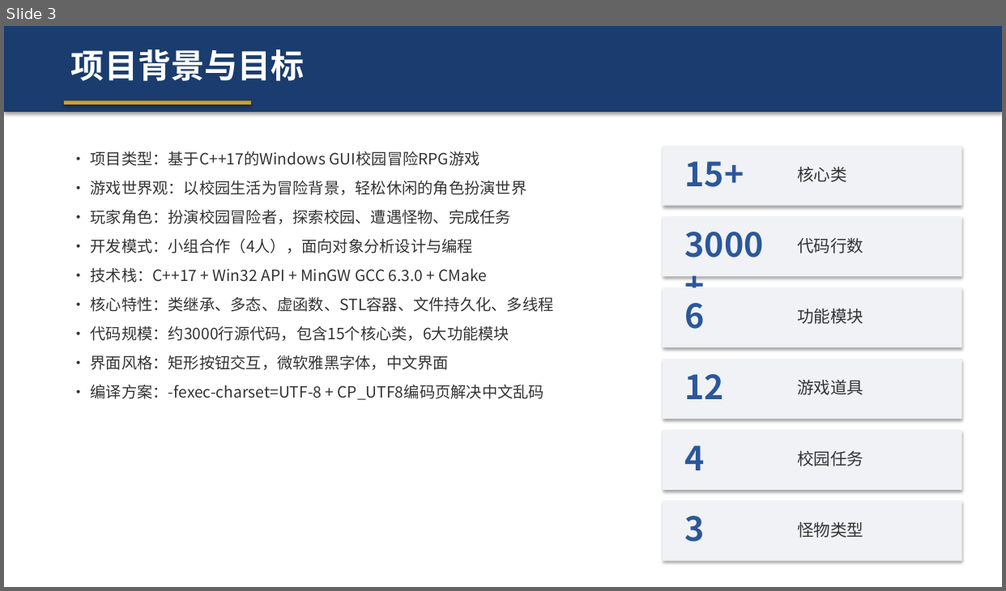
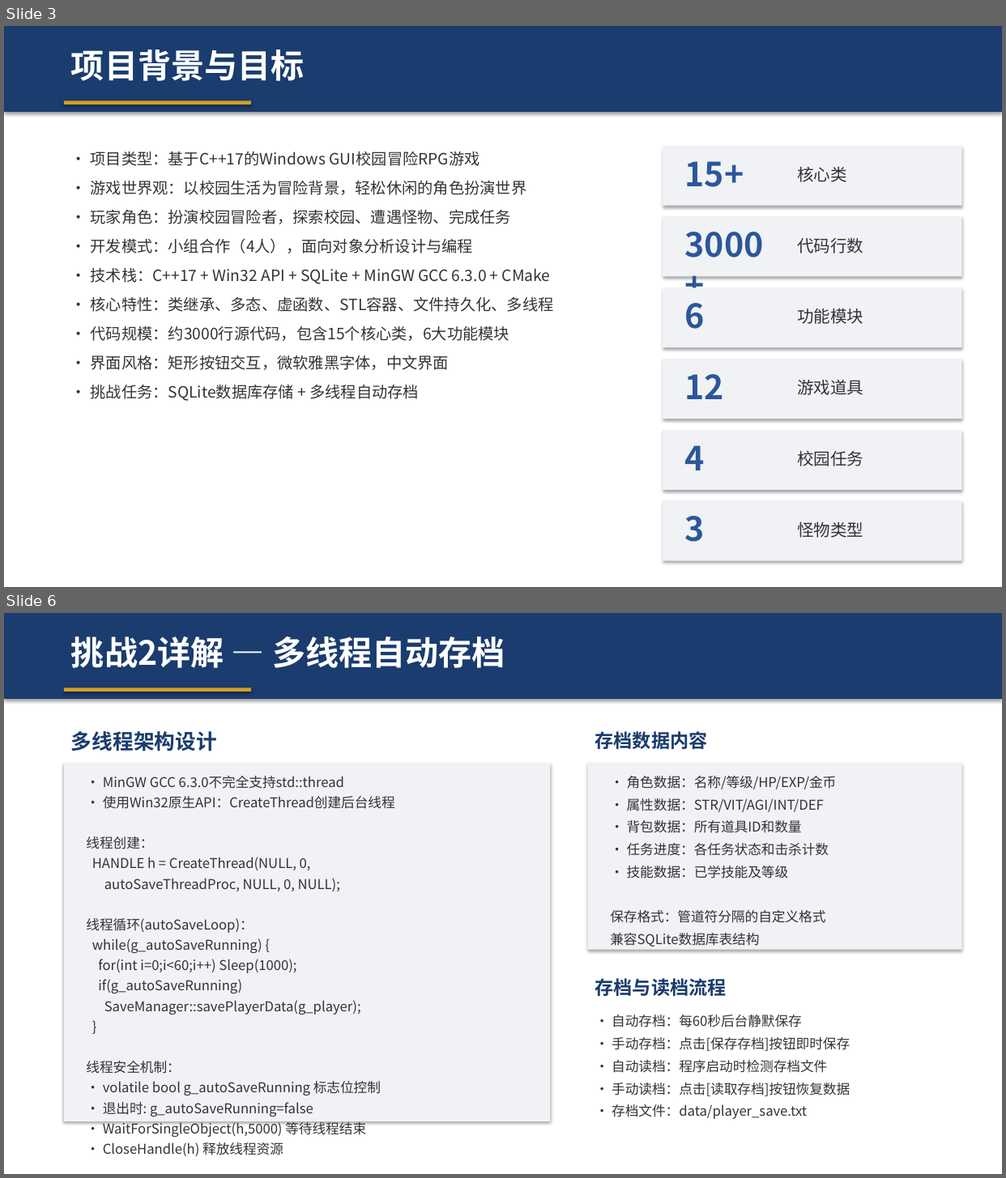
Before and after one commit to wechi123/-, a slide deck: build/校园RPG冒险游戏_汇报.pptx. Shown one above the other, each under a label of ours: slide 3 before the commit, slides 3 and 6 after it; the slides between them are not shown. The pictures are 1006x591 and 1006x1178 pixels, drawn with LibreOffice and Linux fonts; fonts in the diff are those of the drawing. Boxes give left, top, right and bottom in pixels: in the first picture for what was removed or moved away, otherwise in the second. Text is boxed around its words. In the diff, an @@ line names an element or a change of style, - is before the commit and + after.

```diff
--- a/build/校园RPG冒险游戏_汇报.pptx
+++ b/build/校园RPG冒险游戏_汇报.pptx
@@ slide 6 added at [4,613,1002,1174], background #FFFFFF @@
@@ rectangle added at [4,613,1002,699], fill #1A3C6E @@
@@ text added at [71,636,505,668], 32 pt, text #FFFFFF, bold @@
+挑战2详解 — 多线程自动存档
@@ rectangle added at [64,688,251,692], fill #D4A01F @@
@@ text added at [71,731,217,752], 20 pt, text #1A3C6E, bold @@
+多线程架构设计
@@ text added at [595,731,708,749], 18 pt, text #1A3C6E, bold @@
+存档数据内容
@@ rectangle added at [64,763,551,1122], fill #F0F2F5 @@
@@ text added at [86,776,395,1157], 13 pt, text #333333 @@
+• MinGW GCC 6.3.0不完全支持std::thread
+• 使用Win32原生API：CreateThread创建后台线程
+线程创建：
+HANDLE h = CreateThread(NULL, 0,
+autoSaveThreadProc, NULL, 0, NULL);
+线程循环(autoSaveLoop)：
+while(g_autoSaveRunning) {
+for(int i=0;i<60;i++) Sleep(1000);
+if(g_autoSaveRunning)
+SaveManager::savePlayerData(g_player);
+}
+线程安全机制：
+• volatile bool g_autoSaveRunning 标志位控制
+• 退出时: g_autoSaveRunning=false
+• WaitForSingleObject(h,5000) 等待线程结束
+• CloseHandle(h) 释放线程资源
@@ rectangle added at [588,763,962,950], fill #F0F2F5 @@
@@ text added at [610,776,837,947], 13 pt, text #333333 @@
+• 角色数据：名称/等级/HP/EXP/金币
+• 属性数据：STR/VIT/AGI/INT/DEF
+• 背包数据：所有道具ID和数量
+• 任务进度：各任务状态和击杀计数
+• 技能数据：已学技能及等级
+保存格式：管道符分隔的自定义格式
+兼容SQLite数据库表结构
@@ text added at [595,978,727,996], 18 pt, text #1A3C6E, bold @@
+存档与读档流程
@@ text added at [612,1015,850,1119], 13 pt, text #333333 @@
+• 自动存档：每60秒后台静默保存
+• 手动存档：点击[保存存档]按钮即时保存
+• 自动读档：程序启动时检测存档文件
+• 手动读档：点击[读取存档]按钮恢复数据
+• 存档文件：data/player_save.txt
@@ slide 3 changed as well @@
@@ text at [91,268,551,284]: text changed @@
-• 技术栈：C++17 + Win32 API + MinGW GCC 6.3.0 + CMake
+• 技术栈：C++17 + Win32 API + SQLite + MinGW GCC 6.3.0 + CMake
@@ text at [91,385,420,401]: text changed @@
-• 编译方案：-fexec-charset=UTF-8 + CP_UTF8编码页解决中文乱码
+• 挑战任务：SQLite数据库存储 + 多线程自动存档
```
Also in this commit, not shown: 10 other slides changed, 4 other slides added, 7 slides removed, 24 other files.
